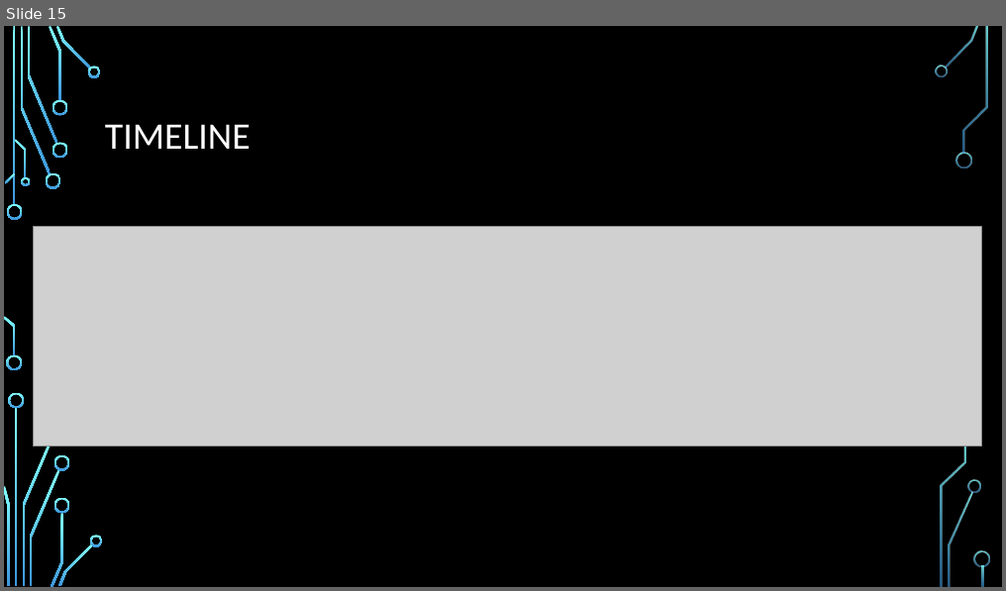
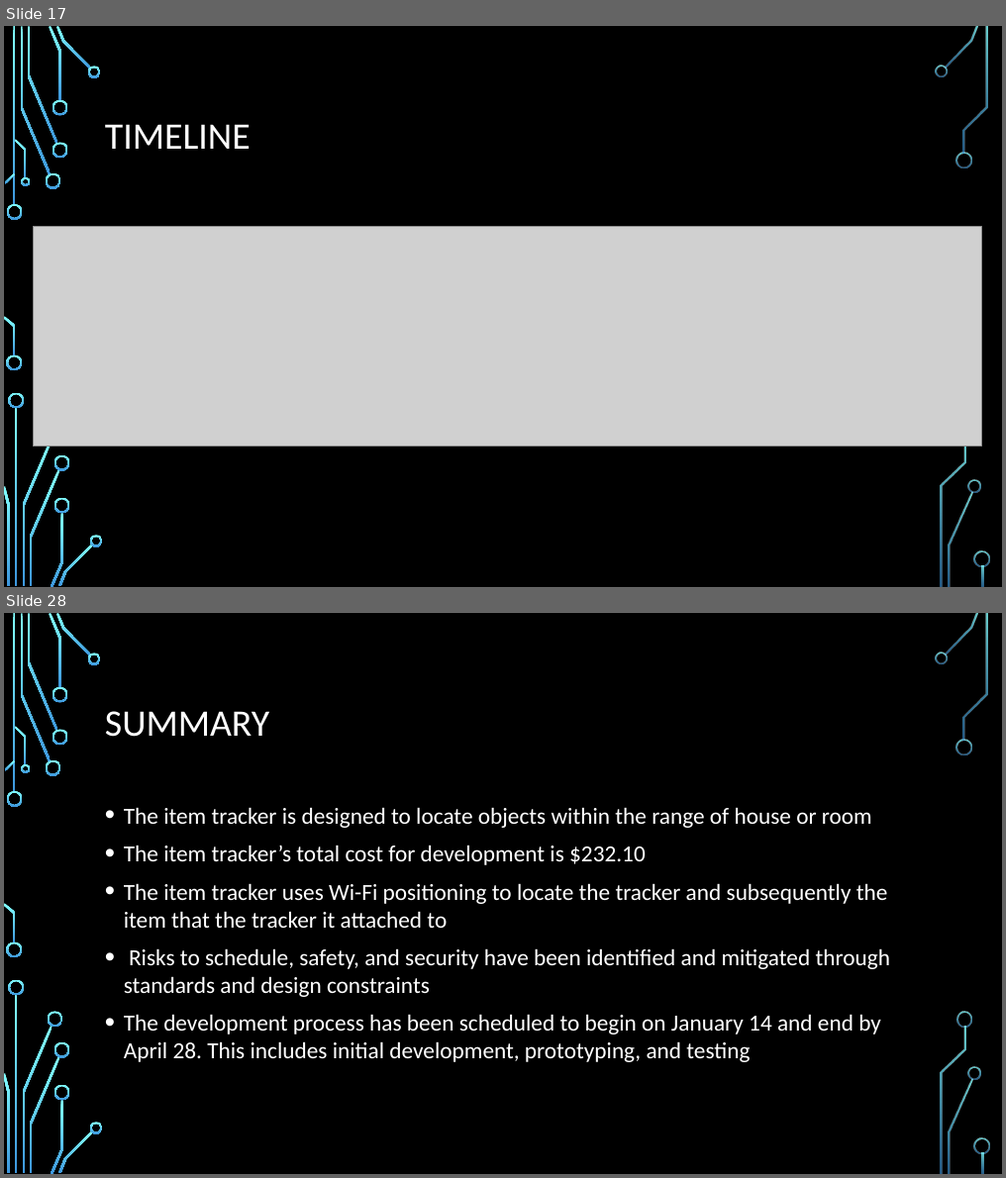
Before and after one commit to dontaylor6000/Group27_Tracker, a slide deck: Documentation/PDR.pptx. Shown one above the other, each under a label of ours: slide 15 before the commit, slides 17 and 28 after it; the slides between them are not shown. The pictures are 1006x591 and 1006x1178 pixels, drawn with LibreOffice and Linux fonts; fonts in the diff are those of the drawing; grey boxes stand for pictures; background and template pictures are left out. Boxes give left, top, right and bottom in pixels: in the first picture for what was removed or moved away, otherwise in the second. Text is boxed around its words. In the diff, an @@ line names an element or a change of style, - is before the commit and + after.

```diff
--- a/Documentation/PDR.pptx
+++ b/Documentation/PDR.pptx
@@ slide 28 added at [4, 613, 1002, 1174], background picture (left out); not listed: 34 template elements that a slide beside it also shows @@
@@ title added at [105, 711, 269, 737], 36 pt, text #FFFFFF @@
+SUMMARY
@@ text added at [124, 807, 890, 1062], 22.2 pt, text #FFFFFF @@
+• The item tracker is designed to locate objects within the range of house or room
+• The item tracker’s total cost for development is $232.10
+• The item tracker uses Wi-Fi positioning to locate the tracker and subsequently the item that the tracker it attached to
+• Risks to schedule, safety, and security have been identified and mitigated through standards and design constraints
+• The development process has been scheduled to begin on January 14 and end by April 28. This includes initial development, prototyping, and testing
@@ freeform shape added at [48, 1011, 63, 1027], fill gradient #82FFFF to #3D97DE @@
@@ freeform shape added at [957, 1011, 973, 1027], fill gradient #82FFFF to #3D97DE @@
@@ what was slide 15 is now slide 17 @@
```
Also in this commit, not shown: 12 slides changed, 8 other slides added, 4 slides removed.
